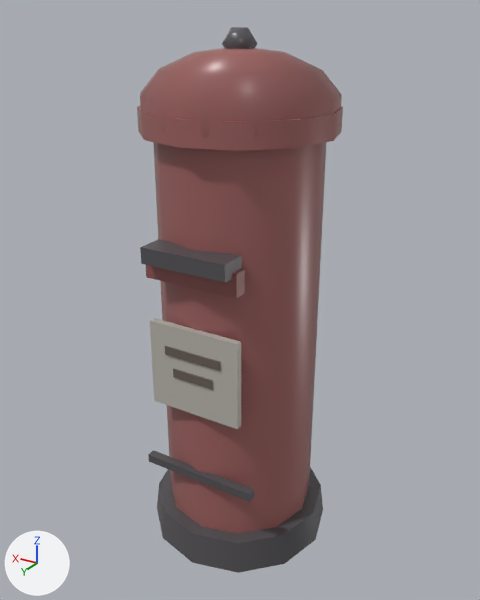
The glTF model public/assets/models/post-box.glb, before and after one commit.
Both versions are drawn from a 50 mm camera at (-0.723, 1.204, 1.203) aimed at (0.002, -0.004, 0.6). Arrows for +X, +Y and +Z are at lower left; the lights stay in place. The first picture is the older version. Vertices at exactly the same position are counted once.

Before the edit, the objects in view are built like this:
```python
ob_post_box = bpy.data.objects.new('post-box', me_mesh_0)
ob_post_box.location = (0.0, 0.0, 0.59)
ob_post_box.scale = (0.59, 0.59, 0.59)
```
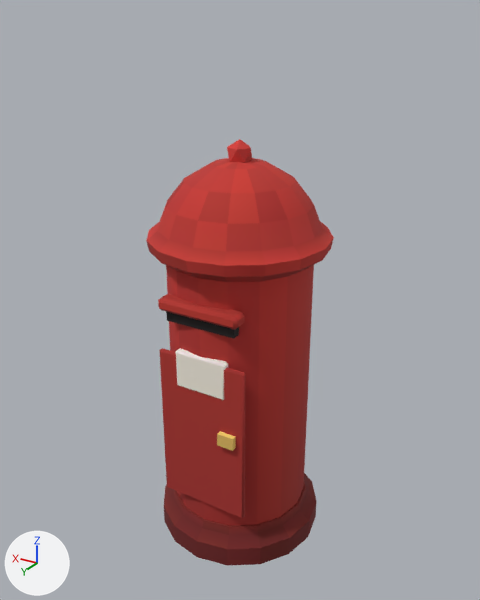
What changed in the scene script:
```text
Change mat_olw_metal:
    where n0 = _N.new('ShaderNodeBsdfPrincipled'); n0.name = 'Principled BSDF'
    n0.inputs[2].default_value: 0.329 -> 0.9  # 'Roughness'
    remove n2 = _N.new('ShaderNodeMix'); n2.name = 'Mix'
    remove n2.data_type = 'RGBA'
    remove n2.blend_type = 'MULTIPLY'
    remove n2.inputs[0].default_value = 1.0  # 'Factor'
    where n3 = _N.new('ShaderNodeVertexColor'); n3.name = 'Color Attribute'
    remove _L.new(n2.outputs[2], n0.inputs[0])  # 'Result' to 'Base Color'
    remove _L.new(n3.outputs[0], n2.inputs[6])  # 'Color' to 'A'
    add _L.new(n3.outputs[0], n0.inputs[0])  # 'Color' to 'Base Color'
Change mat_olw_paint:
    where n0 = _N.new('ShaderNodeBsdfPrincipled'); n0.name = 'Principled BSDF'
    n0.inputs[2].default_value: 0.329 -> 0.9  # 'Roughness'
    remove n2 = _N.new('ShaderNodeMix'); n2.name = 'Mix'
    remove n2.data_type = 'RGBA'
    remove n2.blend_type = 'MULTIPLY'
    remove n2.inputs[0].default_value = 1.0  # 'Factor'
    where n3 = _N.new('ShaderNodeVertexColor'); n3.name = 'Color Attribute'
    remove _L.new(n2.outputs[2], n0.inputs[0])  # 'Result' to 'Base Color'
    remove _L.new(n3.outputs[0], n2.inputs[6])  # 'Color' to 'A'
    add _L.new(n3.outputs[0], n0.inputs[0])  # 'Color' to 'Base Color'
Change me_mesh_0:
    used by ob_post_box; location = (0.0, 0.0, 0.59); scale = (0.59, 0.59, 0.59)
    remove me_mesh_0.from_pydata(...)  # 222 vertices, 404 faces; spans x -0.37..0.37, y -0.37..0.37, z -1.0..1.0
    add me_mesh_0.from_pydata(...)  # 293 vertices, 574 faces; spans x -0.42..0.42, y -0.42..0.42, z -1.0..1.0
    me_mesh_0 part 1: a new loose piece, an icosphere of 20 faces spanning x -0.06..0.06, y -0.05..0.05, z 0.88..1.0, in mat_olw_paint
    me_mesh_0 part 2: a new loose piece, a box spanning x -0.176..0.176, y 0.301..0.342, z 0.233..0.279, in mat_olw_metal
    me_mesh_0 part 3: the loose piece of 76 vertices spanning x -0.37..0.37, y -0.37..0.37, z -1.0..0.75 is rebuilt with 129 vertices and now spans x -0.42..0.42, y -0.42..0.42, z -0.81..0.92, in mat_olw_paint
    me_mesh_0 part 4: the loose piece of 8 vertices spanning x -0.17..0.17, y 0.27..0.37, z 0.25..0.31 is rebuilt with 24 vertices and now spans x -0.21..0.21, y 0.29..0.37, z 0.28..0.35, in mat_olw_paint
    me_mesh_0 part 5: a new loose piece of 64 vertices spanning x -0.41..0.41, y -0.41..0.41, z -1.0..-0.81, in mat_olw_paint
    me_mesh_0 part 6: a new loose piece of 24 vertices spanning x -0.13..0.13, y 0.31..0.35, z -0.09..0.1, in mat_olw_paint
    me_mesh_0 part 7: a new loose piece of 24 vertices spanning x -0.23..0.23, y 0.32..0.35, z -0.71..0.08, in mat_olw_paint
    me_mesh_0 part 8: the loose piece of 12 vertices spanning x -0.05..0.05, y -0.05..0.05, z 0.9..1.0 is deleted
    me_mesh_0 part 9: the loose piece of 8 vertices spanning x -0.24..0.24, y 0.29..0.32, z -0.63..-0.59 is deleted
    me_mesh_0 part 10: the loose piece of 8 vertices spanning x -0.08..0.08, y 0.31..0.33, z -0.19..-0.15 is deleted
    me_mesh_0 part 11: the loose piece of 8 vertices spanning x -0.19..0.19, y 0.28..0.33, z 0.19..0.27 is deleted
    me_mesh_0 part 12
    86 vertices are removed from x -0.35..0.35, y -0.34..0.34, z 0.55..0.94
    168 faces are deleted
    me_mesh_0 part 13
    15 vertices are removed from x -0.19..0.19, y 0.3..0.33, z -0.32..0.02
    24 faces are deleted
    7 vertices are added at x -0.19..-0.1, y 0.33..0.37, z -0.32..-0.25
    12 new faces join them, mat_olw_metal
Change ob_post_box:
    ob_post_box.location: (0.0, 0.0, 0.59) -> (0.0, 0.0, 0.482)
    ob_post_box.scale: (0.59, 0.59, 0.59) -> (0.482, 0.482, 0.482)
```

Boxes [x1, y1, x2, y2] around the edits, measured in the pictures (480 x 600 px):
'post-box', recoloured, reshaped, moved, rescaled (9% narrower, 22% shorter): before [137, 27, 343, 573]; after [146, 139, 334, 566]
part 1 of me_mesh_0, added (red): after [227, 139, 252, 163]
part 2 of me_mesh_0, added: after [166, 312, 239, 339]
part 3 of me_mesh_0, rebuilt (9% narrower, 22% shorter): before [137, 105, 343, 573]; after [146, 158, 334, 525]
part 4 of me_mesh_0, rebuilt (15% narrower, 18% shorter): before [140, 239, 242, 282]; after [158, 294, 245, 329]
part 5 of me_mesh_0, added (red): after [164, 473, 317, 566]
part 6 of me_mesh_0, added: after [176, 348, 228, 400]
part 7 of me_mesh_0, added (red): after [160, 348, 246, 518]
part 8 of me_mesh_0, deleted: before [222, 27, 257, 49]
part 9 of me_mesh_0, deleted: before [148, 450, 255, 502]
part 10 of me_mesh_0, deleted: before [173, 369, 213, 389]
part 11 of me_mesh_0, deleted (brown): before [146, 265, 245, 299]
part 12 of me_mesh_0, deleted (brown): before [140, 48, 342, 152]
part 13 of me_mesh_0, cut back: before [150, 318, 241, 429]; after [217, 431, 236, 451]
